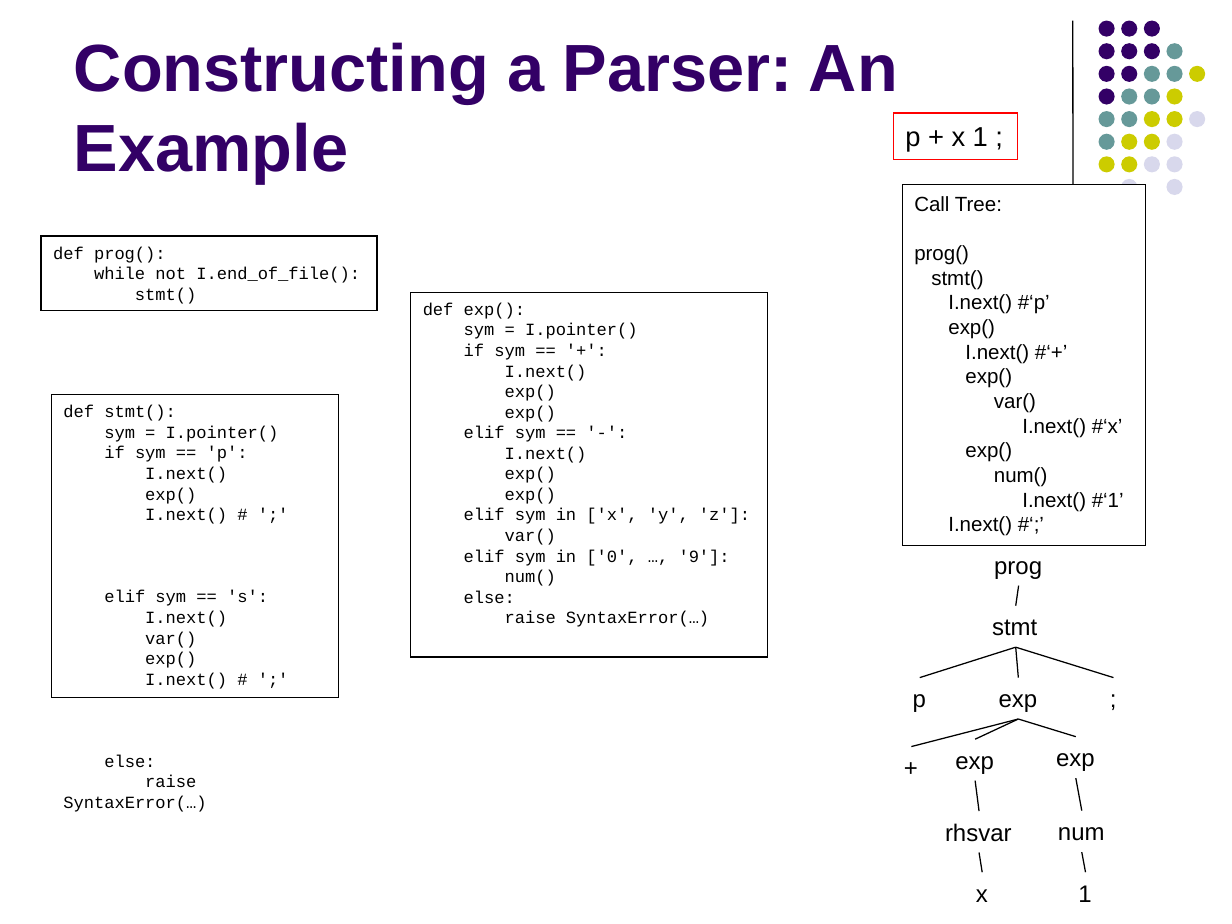
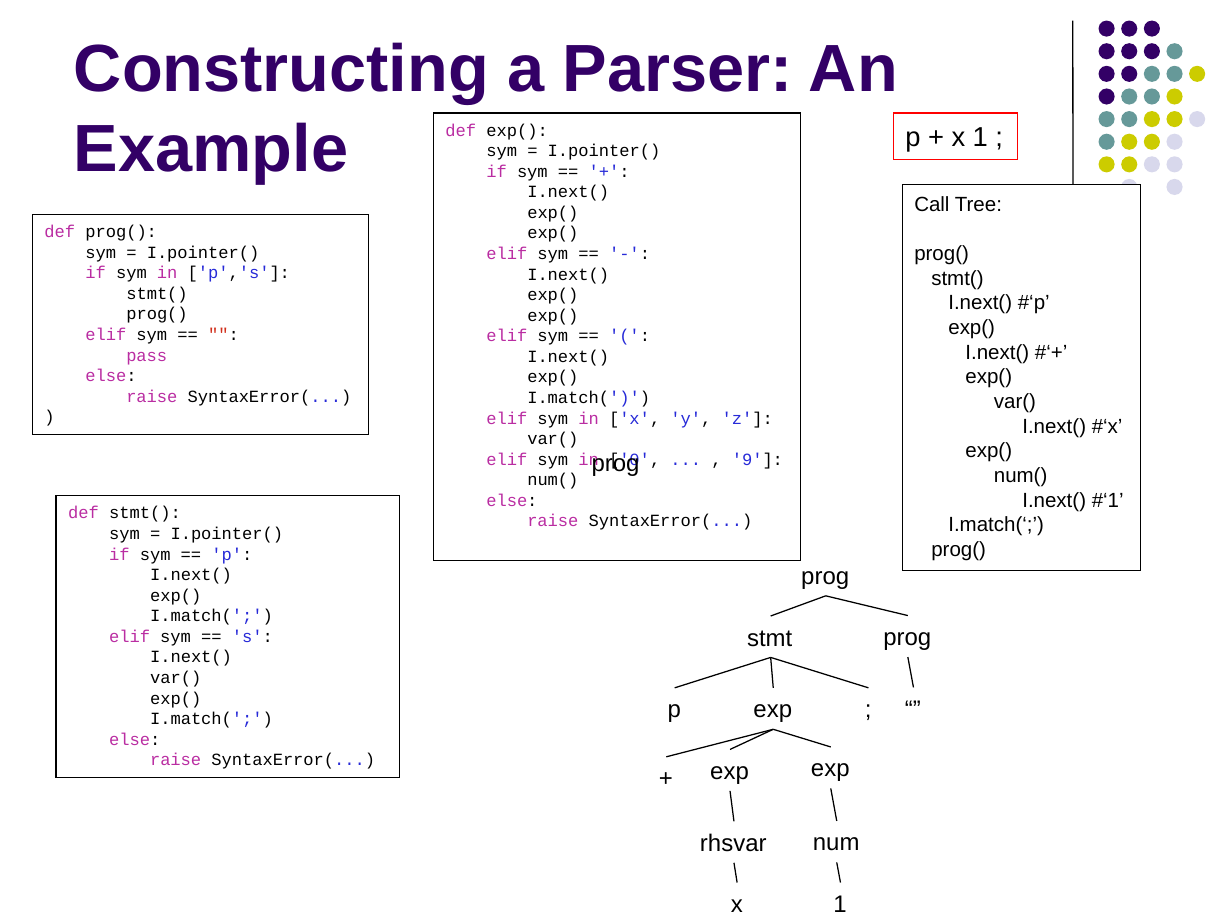
Before and after one commit to lutzhamel/CSC402, a slide deck: slide 24 of csc402-ln002.pptx. Drawn at 1232x924 pixels with LibreOffice and Linux fonts; fonts in the diff are those of the drawing. Boxes give left, top, right and bottom in pixels: in the first picture for what was removed or moved away, otherwise in the second. Text is boxed around its words. In the diff, an @@ line names an element or a change of style, - is before the commit and + after.

```diff
--- a/csc402-ln002.pptx
+++ b/csc402-ln002.pptx
@@ rectangle "def exp():": place and size @@
-rectangle "def exp():" at (410, 292, 768, 657)
+rectangle "def exp():" at (434, 113, 801, 562)
@@ text in rectangle at (445, 123, 773, 506): text colour #000000 to #BA2DA2 in "def", "if", "elif", "elif in" and 1 more places; text colour #000000 to #272AD8 in "'+':", "'-':", "['x', 'y', 'z']:" @@
@@ rectangle "Call Tree: prog()": place and size @@
-rectangle "Call Tree: prog()" at (902, 185, 1146, 546)
+rectangle "Call Tree: prog()" at (902, 185, 1140, 570)
@@ rectangle "def prog():": place and size @@
-rectangle "def prog():" at (41, 237, 377, 312)
+rectangle "def prog():" at (32, 214, 368, 434)
@@ text in rectangle at (44, 224, 157, 241): text colour #000000 to #BA2DA2 in "def" @@
@@ text in rectangle at (85, 245, 290, 282): text changed @@
-while not I.end_of_file():
+sym = I.pointer()
+if sym in ['p','s']:
@@ text in rectangle at (85, 307, 352, 406): paragraphs added @@
+prog()
+elif sym == "":
+pass
+else:
+raise SyntaxError(...)
+)
@@ text in rectangle at (486, 329, 650, 407): paragraphs added @@
+elif sym == '(':
+I.next()
+exp()
+I.match(')')
@@ text in rectangle at (486, 452, 783, 470): text changed; text colour #000000 to #272AD8 @@
-elif sym in ['0', …, '9']:
+elif sym in ['0', ... , '9']:
@@ text added at (592, 452, 640, 476), 14 pt, text #000000 @@
+prog
@@ rectangle "def stmt():": place and size @@
-rectangle "def stmt():" at (52, 394, 339, 697)
+rectangle "def stmt():" at (57, 495, 400, 777)
@@ text in rectangle at (68, 506, 273, 745): text colour #000000 to #BA2DA2 in "def", "if", "elif", "else:"; text colour #000000 to #272AD8 in "'p':", "'s':" @@
@@ text in rectangle at (931, 492, 1124, 561): text changed @@
-I.next() #‘1’
-I.next() #‘;’
+I.next() #‘1’
+I.match(‘;’)
+prog()
@@ text in rectangle at (527, 514, 753, 530): text changed @@
-raise SyntaxError(…)
+raise SyntaxError(...)
@@ line added from (825, 596) to (771, 616), #000000 0.75 pt @@
@@ text added at (801, 571, 849, 589), 14 pt, text #000000 @@
+prog
@@ line added from (825, 596) to (908, 616), #000000 0.75 pt @@
@@ text in rectangle at (150, 609, 273, 625): text changed @@
-I.next() # ';'
+I.match(';')
@@ text "prog": place and size @@
-text "prog" at (994, 561, 1042, 579)
+text "prog" at (883, 632, 931, 650)
@@ line moved from (1019, 585) - (1015, 606) to (908, 657) - (913, 687) @@
@@ text added at (893, 687, 935, 729), 14 pt, text #000000 @@
+“”
@@ text in rectangle at (150, 711, 273, 728): text changed @@
-I.next() # ';'
+I.match(';')
@@ text in rectangle at (150, 753, 375, 769): text changed @@
-raise SyntaxError(…)
+raise SyntaxError(...)
@@ 11 texts, 10 lines: place and size @@
-11 texts, 10 lines at (892, 619, 1130, 902)
+11 texts, 10 lines at (647, 630, 885, 912)
```
Also in this commit, not shown: 5 other slides changed, 1 other file.
